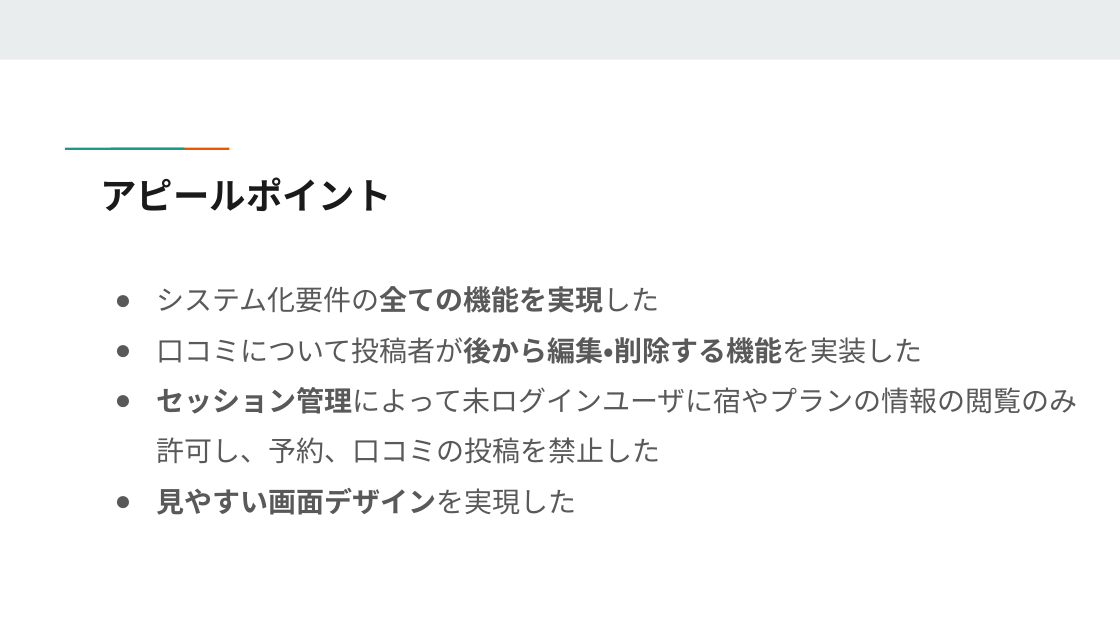
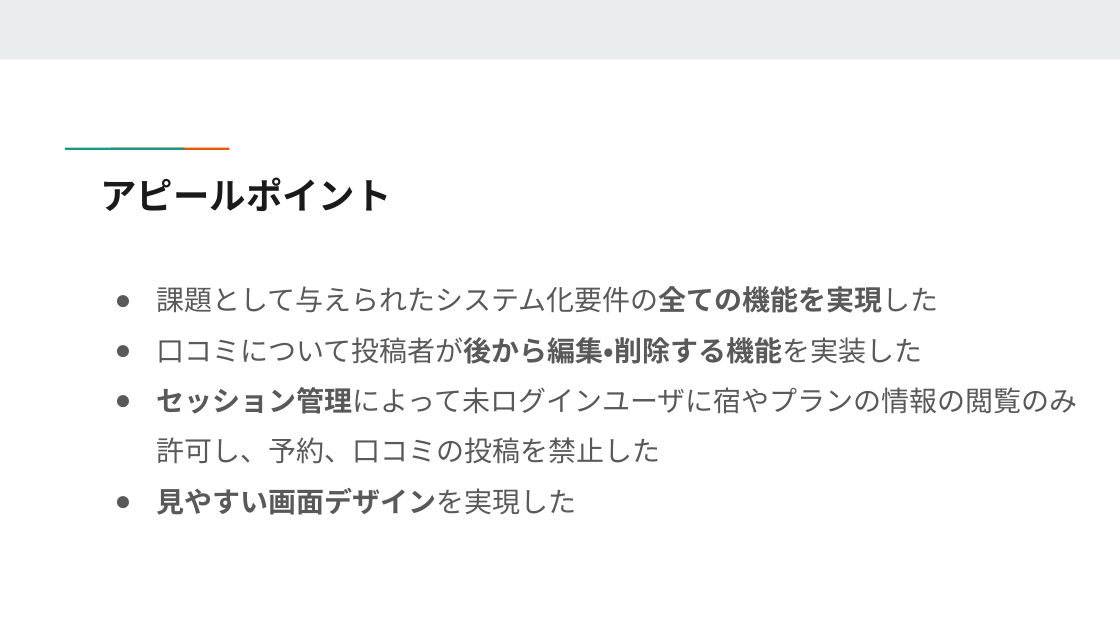
Before and after one commit to reskill-java-2024-nomura/Nomcnc, a slide deck: slide 8 of document/成果発表会資料.pptx (slide 7 before the commit). Drawn at 1120x630 pixels with LibreOffice and Linux fonts; fonts in the diff are those of the drawing. Boxes give left, top, right and bottom in pixels: in the first picture for what was removed or moved away, otherwise in the second. Text is boxed around its words. In the diff, an @@ line names an element or a change of style, - is before the commit and + after.

```diff
--- a/document/成果発表会資料.pptx
+++ b/document/成果発表会資料.pptx
@@ text at [157, 286, 939, 313]: text changed @@
-● システム化要件の全ての機能を実現した
+● 課題として与えられたシステム化要件の全ての機能を実現した
```
Also in this commit, not shown: 5 other slides changed, 1 slide added.
